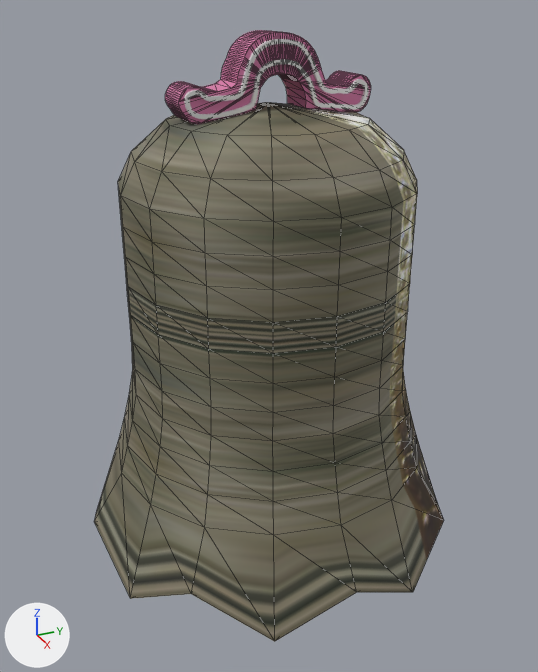
Before and after pictures for a commit that changed the glTF model public/static/models/bell.gltf.
The view is the same before and after, from a 50 mm lens placed at (124.9, -56.0, 104.8), pointed at (2.6, -1.0, 43.6). Lighting does not change. The marker at lower left points along +X, +Y and +Z. Mesh edges are drawn as thin lines on the coarser meshes. Where no turn or scale is listed for an object, it has been applied to the vertices.

In view in the first picture: '3DXY_geometry_001', '3DXY_geometry_002', '3DXY_geometry_004'.
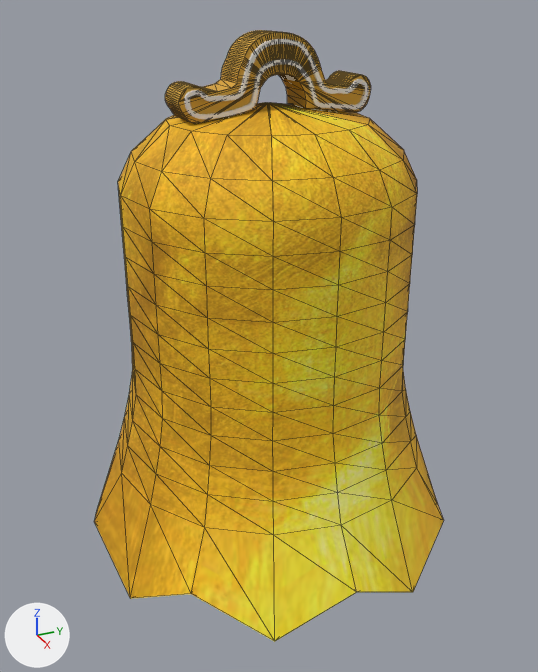
Boxes (x1, y1, x2, y2) around the edits, measured in the pictures (538 x 672 px):
'3DXY_geometry_004', surface changed
    both: (94, 102, 444, 642)
'3DXY_geometry_001', recoloured
    both: (165, 30, 371, 124)

The edits, one by one:
Picture '87440e04b7e8a0d9e8fe87fa2aa4f85dbc6e692050ef5-h00ZSm_fw1200' (img_87440e04b7e8a0d9e8fe87fa2aa4f85dbc6e692050ef5_h00zsm_fw1200) is new.
Material '3DXY_Material_3' (mat_3dxy_material_3) changes colour from pink #d279a5 to orange #d2a131; in linear values from (0.647, 0.192, 0.376) to (0.647, 0.355, 0.0312).
Material '3DXY_Material_2' (mat_3dxy_material_2) changes its picture from img_大钟贴图01 to img_87440e04b7e8a0d9e8fe87fa2aa4f85dbc6e692050ef5_h00zsm_fw1200.
